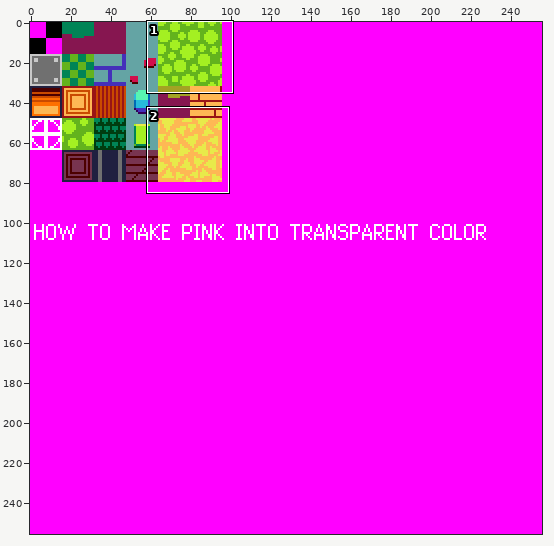
One commit to this pixel-art file: assets/resources/mhycraftblocks.aseprite. The first picture is a wide view before the edit; the outline marks the close-up.
Close-up. Old version:
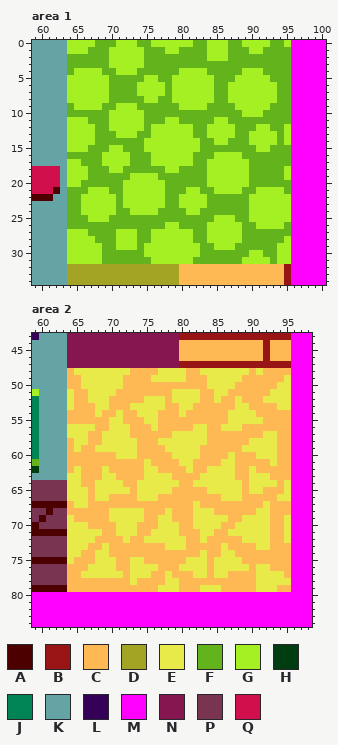
256x256 pixels, 1 frame. Shown: area 1: x 59..100, y 0..34; area 2: x 59..98, y 43..84. The commit also changed other parts of the picture, which this record leaves out.
Palette (. is transparent): A #4c0000  B #991515  C #feb854  D #a3a324  E #e8ea4a  F #63b31d  G #a4f022  H #003d10  J #008456  K #64a4a4  L #340058  M #ff00ff  N #861650  P #783450  Q #d10f4c
Pixels before, area 1, first column x 59:
 0 KKKKKGGGGFFFGGGFFGGGGGGFFGGGFFGGGGFFGMMMMM
 1 KKKKKGGGFFFGGGGGFFFGGFFFFGGGFFFGGFFFFMMMMM
 2 KKKKKFFFFFFGGGGGFFFFFFFFFGGGFFFFFFFFFMMMMM
 3 KKKKKFFFFFFGGGGGFFFFFFFFFFFFFFFFFFFFFMMMMM
 4 KKKKKFGGGGFFGGGFFFFFFGGGGFFFFFGGGFFFFMMMMM
 5 KKKKKGGGGGGFFFFFGGFFGGGGGGFFFGGGGGFFFMMMMM
 6 KKKKKGGGGGGFFFFGGGGFGGGGGGFFGGGGGGGFFMMMMM
 7 KKKKKGGGGGGFFFFGGGGFGGGGGGFFGGGGGGGFFMMMMM
 8 KKKKKGGGGGGFFFFFGGFFGGGGGGFFGGGGGGGFFMMMMM
 9 KKKKKFGGGGFFGGGFFFFFFGGGGFFFFGGGGGFFFMMMMM
10 KKKKKFFFFFFGGGGGFFFFFFFFFFFFFFGGGFFFFMMMMM
11 KKKKKGGGFFFGGGGGFFFGGFFFFFGGFFFFFFFFFMMMMM
12 KKKKKGGGGFFGGGGGFGGGGGGFFGGGGFFFGGFFGMMMMM
13 KKKKKGGGGFFFGGGFFGGGGGGFFGGGGFFGGGGFGMMMMM
14 KKKKKGGGGFFFFFFFGGGGGGGGFFGGFFFGGGGFGMMMMM
15 KKKKKGGGFFFGGFFFGGGGGGGGFFFFFFFFGGFFFMMMMM
16 KKKKKFFFFFGGGGFFFGGGGGGFFFGGGGFFFFFFFMMMMM
17 KKKKKGGFFFGGGGFFFGGGGGGFFGGGGGGFFFFFFMMMMM
18 QQQQKGGGFFFGGFFFFFFGGFFFFGGGGGGFFFFFGMMMMM
19 QQQQKGGGFFFFFFGGGGFFFFFFFGGGGGGFFFFFGMMMMM
20 QQQQKGGFFFFFFGGGGGGFFFFFFGGGGGGFFFFFFMMMMM
21 QQQAKFFFGGGFFGGGGGGFFFGGFFGGGGFFGGGGFMMMMM
22 AAAKKFFGGGGGFGGGGGGFFGGGGFFFFFFGGGGGGMMMMM
23 KKKKKFFGGGGGFGGGGGGFFGGGGFFFFFFGGGGGGMMMMM
24 KKKKKFFGGGGGFFGGGGFFFFGGFFFFFFFGGGGGGMMMMM
25 KKKKKFFFGGGFFFFFFFFFFFFFFFGGGFFGGGGGGMMMMM
26 KKKKKFFFFFFFFFFFFFFGGFFFFGGGGGFFGGGGFMMMMM
27 KKKKKGGGFFFFGGGFFGGGGGGFFGGGGGFFFFFFFMMMMM
28 KKKKKGGGGFFFGGGFFGGGGGGFFGGGGGFFFFFFGMMMMM
29 KKKKKGGGGGFFGGGFGGGGGGGGFFGGGFFFFFFGGMMMMM
30 KKKKKGGGGGFFFFFFGGGGGGGGFFFFFFFGGFFGGMMMMM
31 KKKKKGGGGGFFFFFFFGGGGGGFFFFFFFGGGGFGGMMMMM
32 KKKKKDDDDDDDDDDDDDDDDCCCCCCCCCCCCCCCBMMMMM
33 KKKKKDDDDDDDDDDDDDDDDCCCCCCCCCCCCCCCBMMMMM
34 KKKKKDDDDDDDDDDDDDDDDCCCCCCCCCCCCCCCBMMMMM
Pixels before, area 2, first column x 59:
43 LKKKKNNNNNNNNNNNNNNNNBBBBBBBBBBBBBBBBMMM
44 KKKKKNNNNNNNNNNNNNNNNCCCCCCCCCCCCBCCCMMM
45 KKKKKNNNNNNNNNNNNNNNNCCCCCCCCCCCCBCCCMMM
46 KKKKKNNNNNNNNNNNNNNNNCCCCCCCCCCCCBCCCMMM
47 KKKKKNNNNNNNNNNNNNNNNBBBBBBBBBBBBBBBBMMM
48 KKKKKCEEEEEEEECCCCEEEECCEEEEEEECECCCCMMM
49 KKKKKCCEEEEEECCCCEEEEECCCEEEEECCCCCCEMMM
50 KKKKKCCEEEEEECCCCCCCCCCCCEEEECCCCCCEEMMM
51 GKKKKECCEEEECCCCCCCCEEEECCEECCCCCCEEEMMM
52 JKKKKECCEEECCCCCEEECEEEECCECCECCCEEEEMMM
53 JKKKKECCCEECCCEEEEECCEECCCCCCEECCCCEEMMM
54 JKKKKCCCCECCECCEEECCCECCCCCCEEEECCCCCMMM
55 JKKKKCCCCCCEECCCEECCCCCCCCCCEEEEECCCCMMM
56 JKKKKEEEECCEEECCCECCCCCEECCEEECCCCCCCMMM
57 JKKKKEEECCEEEECCCCCCEEEEECCCCCCCCEECCMMM
58 JKKKKCEECCEEEEECCCEEEEEEECCCCCCEEEECCMMM
59 JKKKKCECCEEEEEECCCCEEEEECCCCCCEEEEECCMMM
60 JKKKKCCCCCCCEEECCCCCEEEECCCCECCCEEECCMMM
61 FKKKKCCCCCCCCCCCECCCCEECCCCEECCCCCECCMMM
62 HKKKKCECCCECCCCCEECCCCECCEEEECCECCCCCMMM
63 KKKKKEECCCEECCCCEEEECCCCEEEEECCEEECCCMMM
64 PPPPPEECCEEEECCEEEEEECCEEEEEEECEEEECEMMM
65 PPPPPEEECEEEEECEEEEECCCCCEEEEECEECCCEMMM
66 PPPPPEEECEECCCCEEECCCCCCCCCEEECCCCCEEMMM
67 AAAAACEECCCCCCCCCCCCCCCECCCCCCCCCECCCMMM
68 PPAPPCCCCCCEEEEECCCECCCEEECCCCCCEECCCMMM
69 PAPPPECCCCCEEEEECCEECCCEEEEECCEEEECCEMMM
70 APPPPEEECCCCEEECCCEEECCEEEECCEEEEECCEMMM
71 AAAAAEEEEECCEEECCEEEECCCEECCEEEEEECCEMMM
72 PPPPPEEEECCCCECCEEEEEECCECCCCCEEEECCEMMM
73 PPPPPEEECCECCCCCCCCEEECCCCCECCCCEECCCMMM
74 PPPPPEECCEECCCCCCCCCCCCCECCEECCCCCCCCMMM
75 AAAAAECCCEEECCEECCCCCCEEECEEEECCCCCCCMMM
76 PPPPPCCCEEEECCEEEECCCEEEECEEEEECEECCCMMM
77 PPPPPCCEEEEEECEEECCECCCEECEECCCCEEEECMMM
78 PPPPPCCCCCCCCCECCCCEECCCCCCCCCCCEEEEEMMM
79 AAAAACCCCCCCCCCCCCEEECCCEEECCCCCEEECCMMM
80 MMMMMMMMMMMMMMMMMMMMMMMMMMMMMMMMMMMMMMMM
81 MMMMMMMMMMMMMMMMMMMMMMMMMMMMMMMMMMMMMMMM
82 MMMMMMMMMMMMMMMMMMMMMMMMMMMMMMMMMMMMMMMM
83 MMMMMMMMMMMMMMMMMMMMMMMMMMMMMMMMMMMMMMMM
84 MMMMMMMMMMMMMMMMMMMMMMMMMMMMMMMMMMMMMMMM
The result:
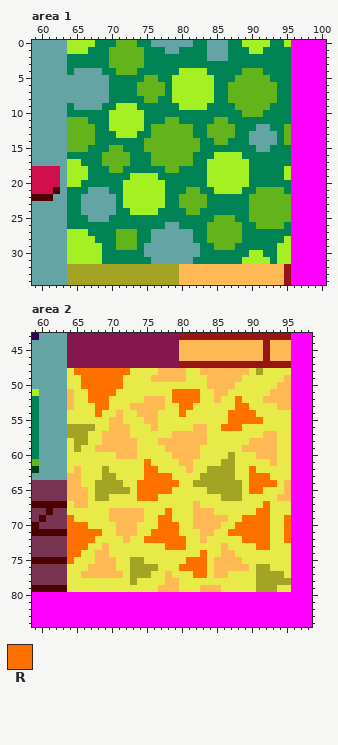
Colours new in this view: R #fe7000
The edit:
Changed rows in their new state; - is an unchanged pixel.
Area 1:
first column x 64:
 0 ----JJJFFFJJKKKKKKJJKKKJJ----JJ-
 1 ---JJJFFFFFJJJKKJJJJKKKJJJ--JJJJ
 2 JJJJJJFFFFFJJJJJJJJJKKKJJJJJJJJJ
 3 JJJJJJFFFFFJJJJJJJJJJJJJJJJJJJJJ
 4 JKKKKJJFFFJJJJJJ----JJJJJFFFJJJJ
 5 KKKKKKJJJJJFFJJ------JJJFFFFFJJJ
 6 KKKKKKJJJJFFFFJ------JJFFFFFFFJJ
 7 KKKKKKJJJJFFFFJ------JJFFFFFFFJJ
 8 KKKKKKJJJJJFFJJ------JJFFFFFFFJJ
 9 JKKKKJJ---JJJJJJ----JJJJFFFFFJJJ
10 JJJJJJ-----JJJJJJJJJJJJJJFFFJJJJ
11 FFFJJJ-----JJJFFJJJJJFFJJJJJJJJJ
12 FFFFJJ-----JFFFFFFJJFFFFJJJKKJJF
13 FFFFJJJ---JJFFFFFFJJFFFFJJKKKKJF
14 FFFFJJJJJJJFFFFFFFFJJFFJJJKKKKJF
15 FFFJJJFFJJJFFFFFFFFJJJJJJJJKKJJJ
16 JJJJJFFFFJJJFFFFFFJJJ----JJJJJJJ
17 --JJJFFFFJJJFFFFFFJJ------JJJJJJ
18 ---JJJFFJJJJJJFFJJJJ------JJJJJ-
19 ---JJJJJJ----JJJJJJJ------JJJJJ-
20 --JJJJJJ------JJJJJJ------JJJJJJ
21 JJJKKKJJ------JJJFFJJ----JJFFFFJ
22 JJKKKKKJ------JJFFFFJJJJJJFFFFFF
23 JJKKKKKJ------JJFFFFJJJJJJFFFFFF
24 JJKKKKKJJ----JJJJFFJJJJJJJFFFFFF
25 JJJKKKJJJJJJJJJJJJJJJFFFJJFFFFFF
26 JJJJJJJJJJJJJJKKJJJJFFFFFJJFFFFJ
27 ---JJJJFFFJJKKKKKKJJFFFFFJJJJJJJ
28 ----JJJFFFJJKKKKKKJJFFFFFJJJJJJ-
29 -----JJFFFJKKKKKKKKJJFFFJJJJJJ--
30 -----JJJJJJKKKKKKKKJJJJJJJ--JJ--
31 -----JJJJJJJKKKKKKJJJJJJJ----J--
Area 2:
first column x 64:
48 ERRRRRRRREEEECCCCEECCCCCCCEDEEEE
49 EERRRRRREEEECCCCCEEECCCCCEEEEEEC
50 EERRRRRREEEEEEEEEEEECCCCEEEEEECC
51 CEERRRREEEEEEEERRRREECCEEEEEECCC
52 CEERRREEEEECCCERRRREECEEREEECCCC
53 CEEERREEECCCCCEERREEEEEERREEEECC
54 EEEEREECEECCCEEEREEEEEERRRREEEEE
55 EEEEEECCEEECCEEEEEEEEEERRRRREEEE
56 DDDDEECCCEEECEEEEECCEERRREEEEEEE
57 DDDEECCCCEEEEEECCCCCEEEEEEEECCEE
58 EDDEECCCCCEEECCCCCCCEEEEEECCCCEE
59 EDEECCCCCCEEEECCCCCEEEEEECCCCCEE
60 EEEEEEECCCEEEEECCCCEEEEDEEECCCEE
61 EEEEEEEEEEEREEEECCEEEEDDEEEEECEE
62 ECEEEDEEEEERREEEECEEDDDDEEREEEEE
63 CCEEEDDEEEERRRREEEEDDDDDEERRREEE
64 CCEEDDDDEERRRRRREEDDDDDDDERRRREC
65 CCCEDDDDDERRRRREEEEEDDDDDERREEEC
66 CCCEDDEEEERRREEEEEEEEEDDDEEEEECC
67 ECCEEEEEEEEEEEEEEECEEEEEEEEEREEE
68 EEEEEECCCCCEEEREEECCCEEEEEERREEE
69 REEEEECCCCCEERREEECCCCCEERRRREER
70 RRREEEECCCEEERRREECCCCEERRRRREER
71 RRRRREECCCEERRRREEECCEERRRRRREER
72 RRRREEEECEERRRRRREECEEEEERRRREER
73 RRREECEEEEEEEERRREEEEECEEEERREEE
74 RREECCEEEEEEEEEEEEEREECCEEEEEEEE
75 REEECCCEEDDEEEEEERRRECCCCEEEEEEE
76 EEECCCCEEDDDDEEERRRRECCCCCEDDEEE
77 EECCCCCCEDDDEECEEERRECCEEEEDDDDE
78 EEEEEEEEEDEEEECCEEEEEEEEEEEDDDDD
79 EEEEEEEEEEEEECCCEEECCCEEEEEDDDEE
